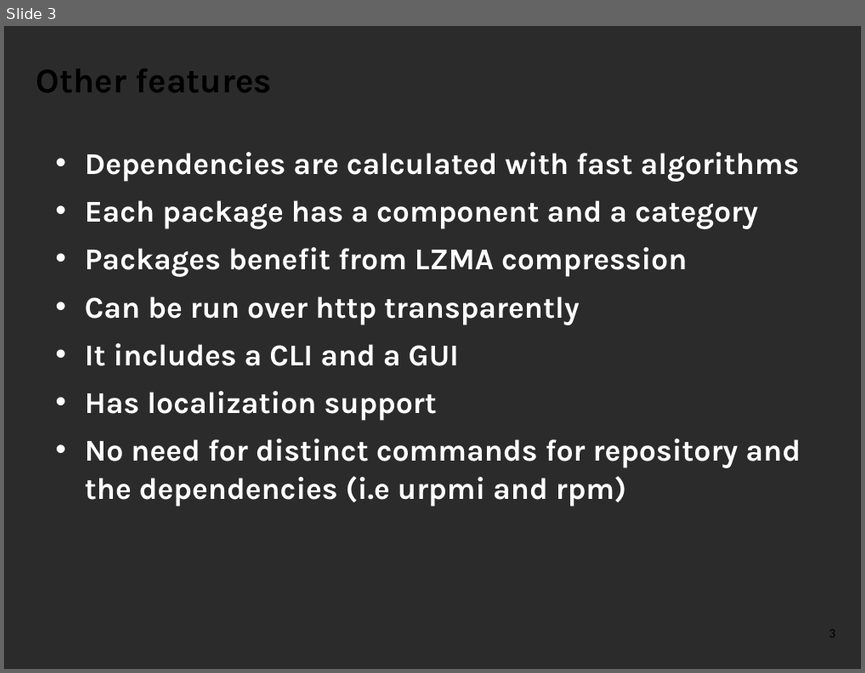
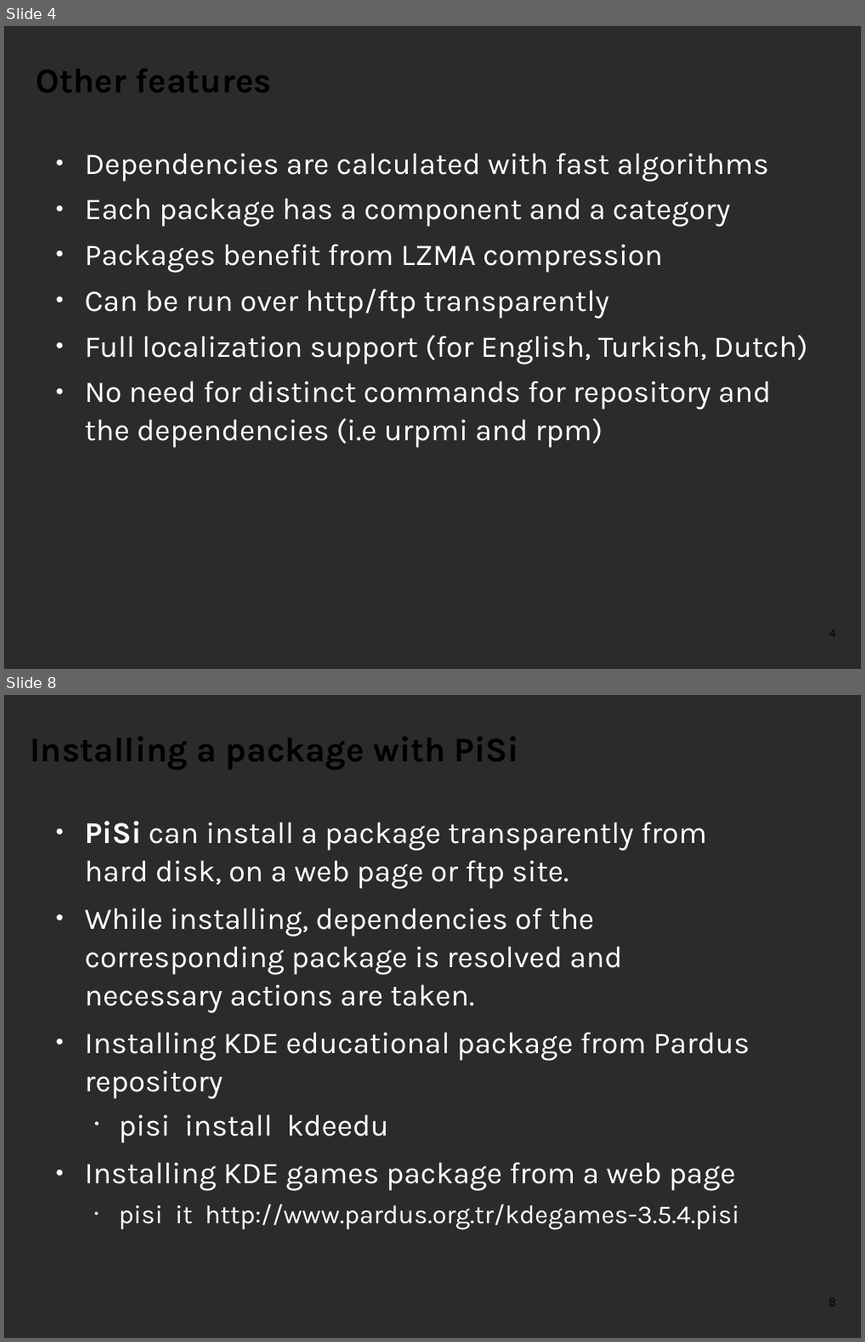
Before and after one commit to pars-linux/uludag, a slide deck: promotion/presentations/PardusGenel/introduction-to-pisi.odp. Shown one above the other, each under a label of ours: slide 3 before the commit, slides 4 and 8 after it; the slides between them are not shown. The pictures are 865x673 and 865x1342 pixels, drawn with LibreOffice and Linux fonts; fonts in the diff are those of the drawing; background and template pictures are left out; a plain dark background stands for a picture behind light text. Boxes give left, top, right and bottom in pixels: in the first picture for what was removed or moved away, otherwise in the second. Text is boxed around its words. In the diff, an @@ line names an element or a change of style, - is before the commit and + after.

Commit message:
pisi sunumu güzelleşsin (kontrol edilmesi gerekiyor)

```diff
--- a/promotion/presentations/PardusGenel/introduction-to-pisi.odp
+++ b/promotion/presentations/PardusGenel/introduction-to-pisi.odp
@@ slide 8 added at box(4, 695, 861, 1338), background picture (left out); not listed: 1 template element that a slide beside it also shows @@
@@ title added at box(30, 737, 519, 770), 32 pt, text #000000, bold @@
+Installing a package with PiSi
@@ text added at box(85, 821, 749, 1230), 28 pt, text #FFFFFF @@
+● PiSi can install a package transparently from hard disk, on a web page or ftp site.
+● While installing, dependencies of the corresponding package is resolved and necessary actions are taken.
+● Installing KDE educational package from Pardus repository
+  • pisi install kdeedu
+● Installing KDE games package from a web page
+  • pisi it http://www.pardus.org.tr/kdegames-3.5.4.pisi
@@ what was slide 3 is now slide 4 @@
@@ slide 4 changed as well @@
@@ text at box(85, 153, 771, 448): bold off in "Dependencies are calculated with fast algorithms", "Each package has a component and a ...", "Packages benefit from LZMA compression", "No need for distinct commands for repository ..."; bullet • to ●; less space between paragraphs @@
@@ text at box(85, 289, 808, 363): text changed; bold off @@
-• Can be run over http transparently
-• It includes a CLI and a GUI
-• Has localization support
+● Can be run over http/ftp transparently
+● Full localization support (for English, Turkish, Dutch)
@@ page number at box(828, 630, 835, 635): text changed @@
-3
+4
```
Also in this commit, not shown: 3 other slides changed, 22 other slides added, 5 slides removed.
